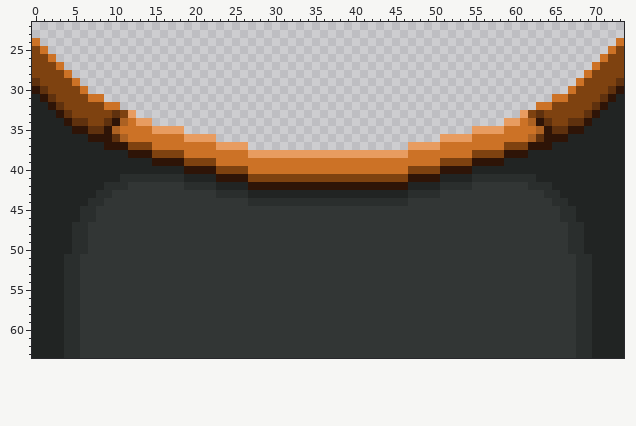
Two states of a sprite sheet, Assets/Sprites/PrototypeSprites/RulletSprites/Pixel_Sprites/rullet_coinUI_sprite_demo.png. This is how it looked before the edit.
The file is 74x64 pixels. Shown: x 0..73, y 22..63.
After:
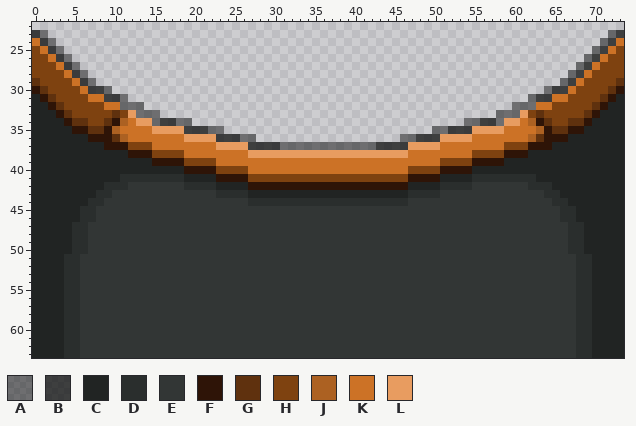
Palette (. is transparent): A #0e0f0f7f  B #0e0f0fbf  C #212423  D #2a2e2d  E #323635  F #2e1407  G #5f310e  H #7e4210  J #ac6122  K #cc7226  L #e89c60
The exact change:
{"y":23,"x":0,"old":"..","new":"BA"}
{"y":23,"x":72,"old":"..","new":"AB"}
{"y":24,"x":1,"old":"..","new":"BA"}
{"y":24,"x":71,"old":"..","new":"AB"}
{"y":25,"x":2,"old":"..","new":"BA"}
{"y":25,"x":70,"old":"..","new":"AB"}
{"y":26,"x":3,"old":"..","new":"BA"}
{"y":26,"x":69,"old":"..","new":"AB"}
{"y":27,"x":4,"old":"..","new":"BA"}
{"y":27,"x":68,"old":"..","new":"AB"}
{"y":28,"x":5,"old":"..","new":"BA"}
{"y":28,"x":67,"old":"..","new":"AB"}
{"y":29,"x":6,"old":"..","new":"BA"}
{"y":29,"x":66,"old":"..","new":"AB"}
{"y":30,"x":7,"old":"...","new":"BBA"}
{"y":30,"x":64,"old":"...","new":"ABB"}
{"y":31,"x":9,"old":"...","new":"BBA"}
{"y":31,"x":62,"old":"...","new":"ABB"}
{"y":32,"x":11,"old":"...","new":"AAA"}
{"y":32,"x":60,"old":"...","new":"AAA"}
{"y":33,"x":13,"old":"...","new":"AAA"}
{"y":33,"x":58,"old":"...","new":"AAA"}
{"y":34,"x":15,"old":".....","new":"ABBAA"}
{"y":34,"x":54,"old":".....","new":"AABBA"}
{"y":35,"x":19,"old":".....","new":"BBBAA"}
{"y":35,"x":50,"old":".....","new":"AABBB"}
{"y":36,"x":23,"old":".....","new":"BBBAA"}
{"y":36,"x":46,"old":".....","new":"AABBB"}
{"y":37,"x":27,"old":"....................","new":"BBBBAAAAAAAAAAAABBBB"}
